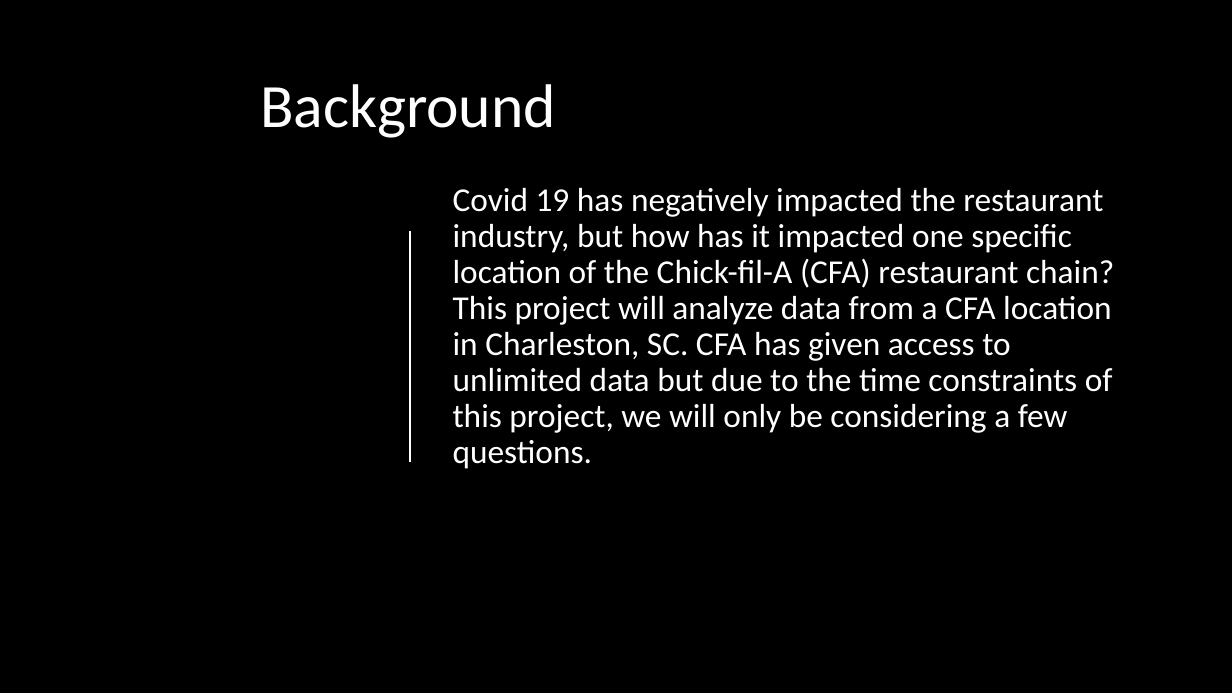
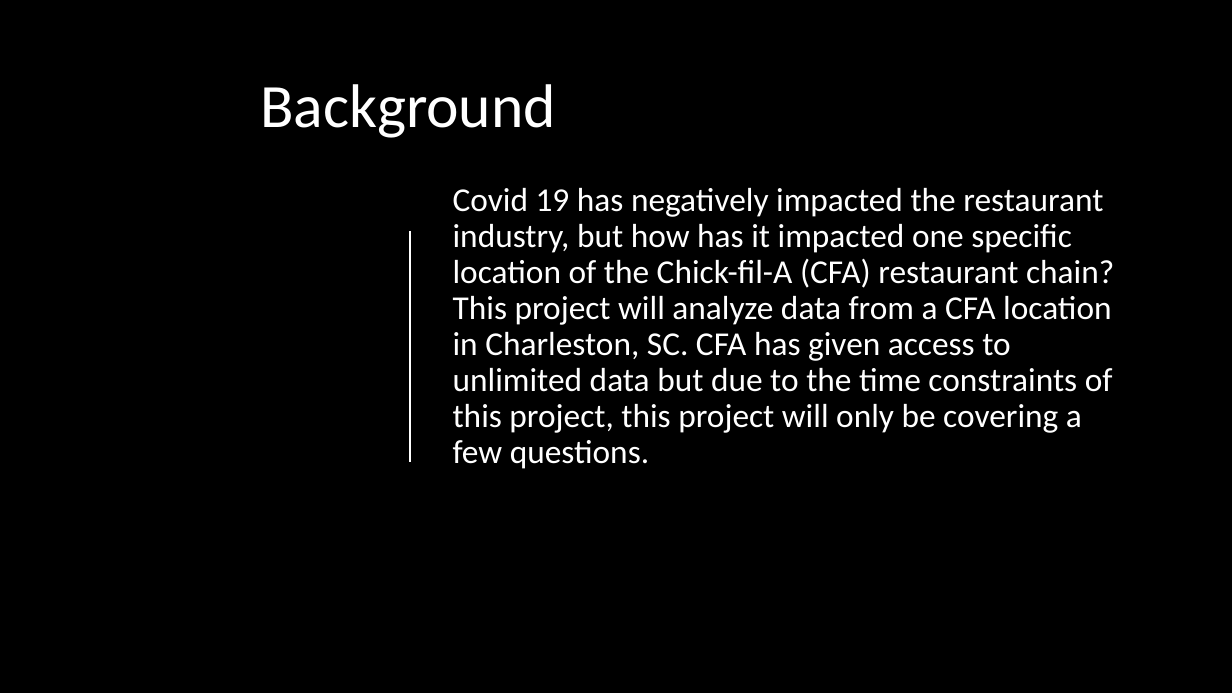
Before and after one commit to East-Coast-Collaboration/Final-Project, a slide deck: slide 4 of Presentation.pptx. Drawn at 1232x693 pixels with LibreOffice and Linux fonts; fonts in the diff are those of the drawing; background and template pictures are left out. Boxes give left, top, right and bottom in pixels: in the first picture for what was removed or moved away, otherwise in the second. Text is boxed around its words. In the diff, an @@ line names an element or a change of style, - is before the commit and + after.

```diff
--- a/Presentation.pptx
+++ b/Presentation.pptx
@@ title at [453, 188, 1114, 469]: text changed @@
-Covid 19 has negatively impacted the restaurant industry, but how has it impacted one specific location of the Chick-fil-A (CFA) restaurant chain? This project will analyze data from a CFA location in Charleston, SC. CFA has given access to unlimited data but due to the time constraints of this project, we will only be considering a few questions.
+Covid 19 has negatively impacted the restaurant industry, but how has it impacted one specific location of the Chick-fil-A (CFA) restaurant chain? This project will analyze data from a CFA location in Charleston, SC. CFA has given access to unlimited data but due to the time constraints of this project, this project will only be covering a few questions.
```
Also in this commit, not shown: 3 other slides changed, 7 other files.
